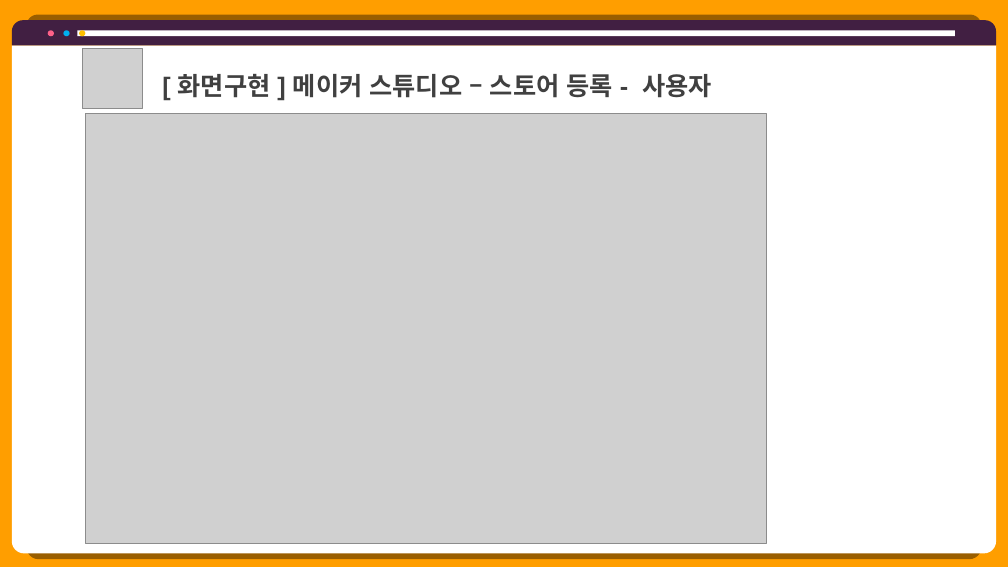
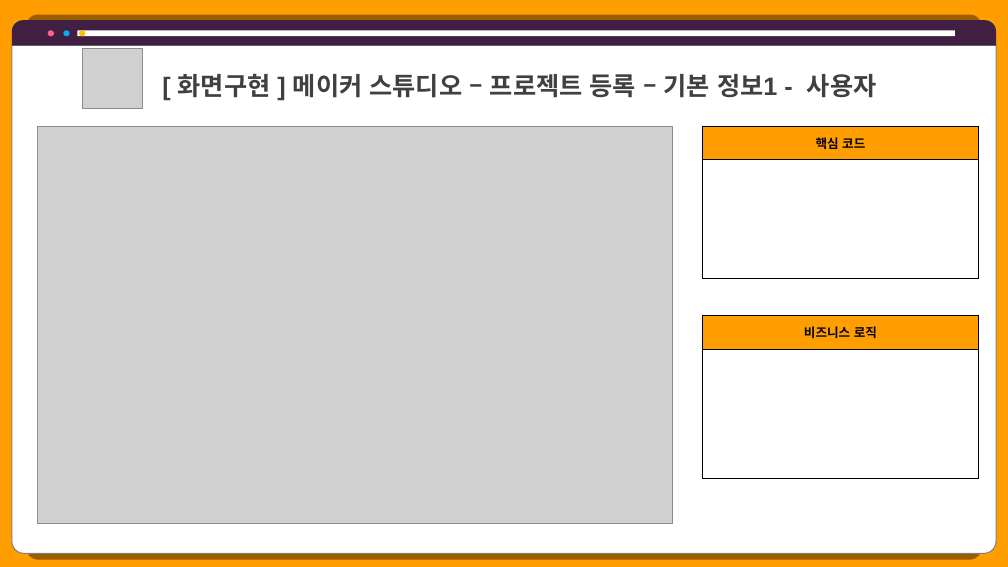
Before and after one commit to hhsw07/ezen-academy-projects, a slide deck: slide 16 of 0 발표용 파워포인트/project06 - 파워포인트 종합 - 현태.pptx (slide 42 before the commit). Drawn at 1008x567 pixels with LibreOffice and Linux fonts; fonts in the diff are those of the drawing; grey boxes stand for pictures. Boxes give left, top, right and bottom in pixels: in the first picture for what was removed or moved away, otherwise in the second. Text is boxed around its words. In the diff, an @@ line names an element or a change of style, - is before the commit and + after.

```diff
--- a/0 발표용 파워포인트/project06 - 파워포인트 종합 - 현태.pptx
+++ b/0 발표용 파워포인트/project06 - 파워포인트 종합 - 현태.pptx
@@ round same rect at (12,45,997,554): outline none to #808080 1 pt @@
@@ text at (178,74,877,98): text changed @@
-[ 화면구현 ] 메이커 스튜디오 – 스토어 등록 - 사용자
+[ 화면구현 ] 메이커 스튜디오 – 프로젝트 등록 – 기본 정보1 - 사용자
@@ picture: place and size @@
-picture at (85,113,766,544)
+picture at (38,127,672,524)
@@ table added at (702,126,979,279), 2 rows, 1 columns @@
+핵심 코드
+
@@ table added at (702,315,979,479), 2 rows, 1 columns @@
+비즈니스 로직
+
```
Also in this commit, not shown: 37 other slides changed, 1 slide added, 6 slides removed, 14 other files.
